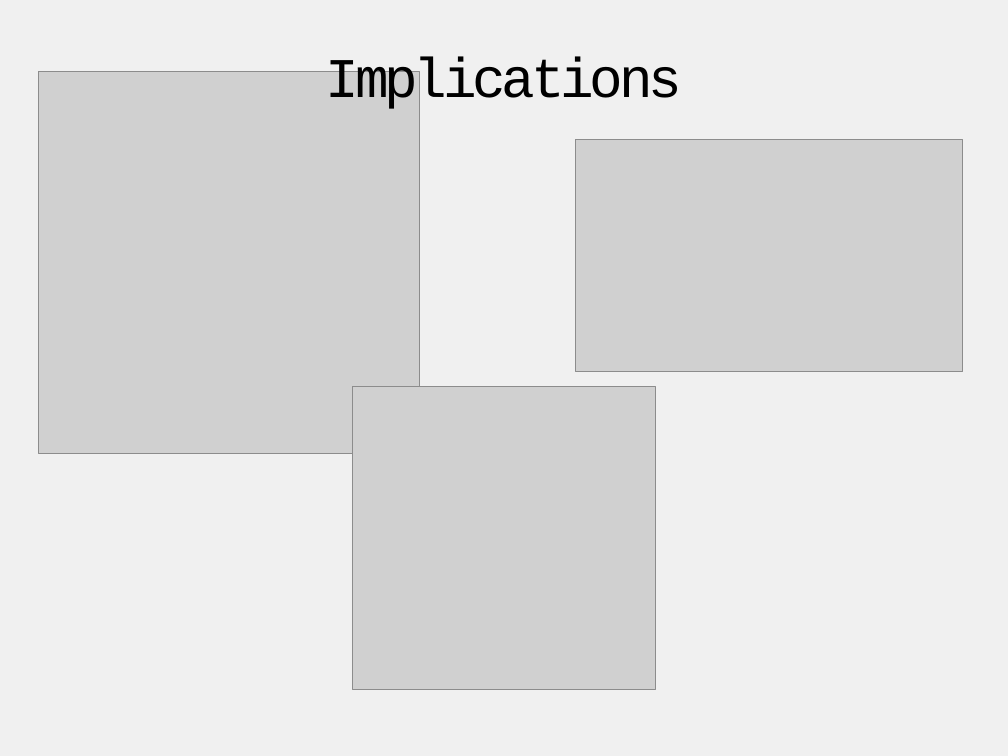
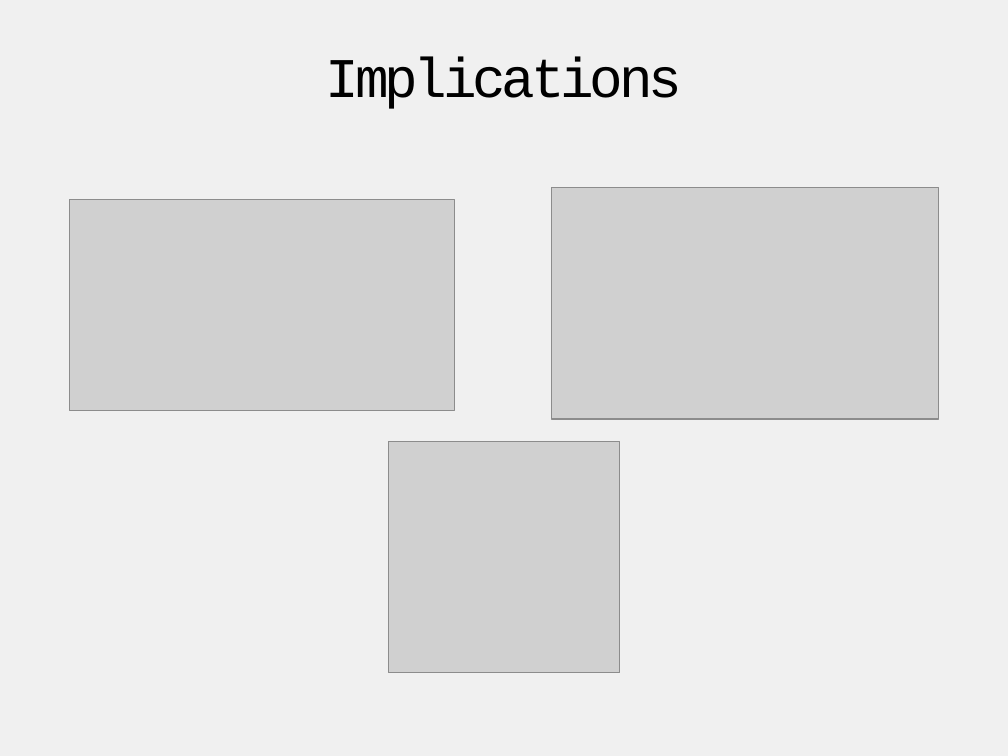
Before and after one commit to docmarionum1/dollarvans_report, a slide deck: slide 14 of Dollar Van Talk.pptx. Drawn at 1008x756 pixels with LibreOffice and Linux fonts; fonts in the diff are those of the drawing; grey boxes stand for pictures. Boxes give left, top, right and bottom in pixels: in the first picture for what was removed or moved away, otherwise in the second. Text is boxed around its words. In the diff, an @@ line names an element or a change of style, - is before the commit and + after.

```diff
--- a/Dollar Van Talk.pptx
+++ b/Dollar Van Talk.pptx
@@ picture removed at (38,72,419,453) @@
@@ picture added at (70,200,455,411) @@
@@ picture: place and size @@
-picture at (576,139,963,372)
+picture at (551,187,938,419)
@@ picture: place and size @@
-picture at (353,387,655,689)
+picture at (388,442,620,673)
```
Also in this commit, not shown: 2 other slides changed, 5 other files.
